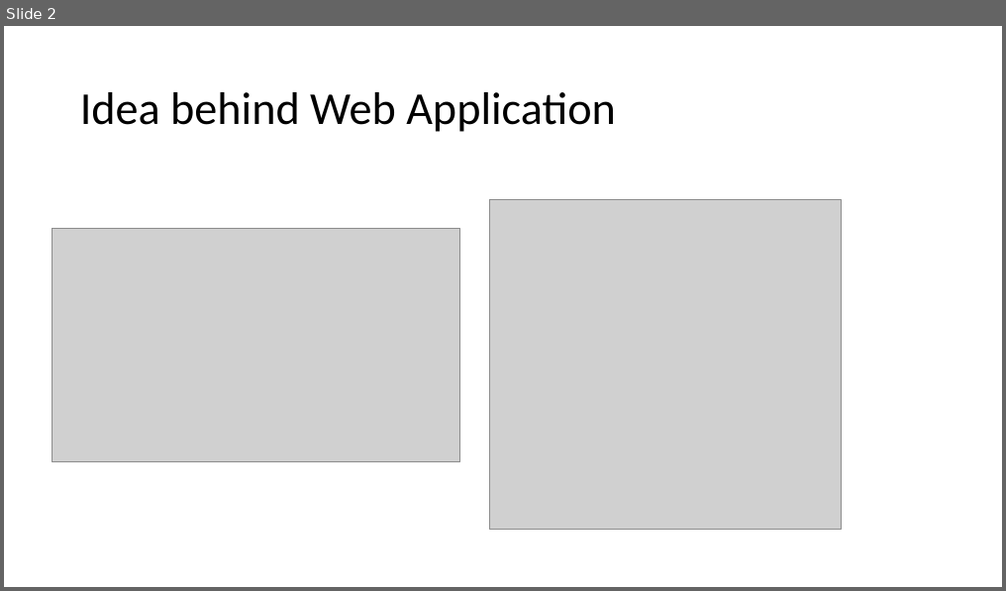
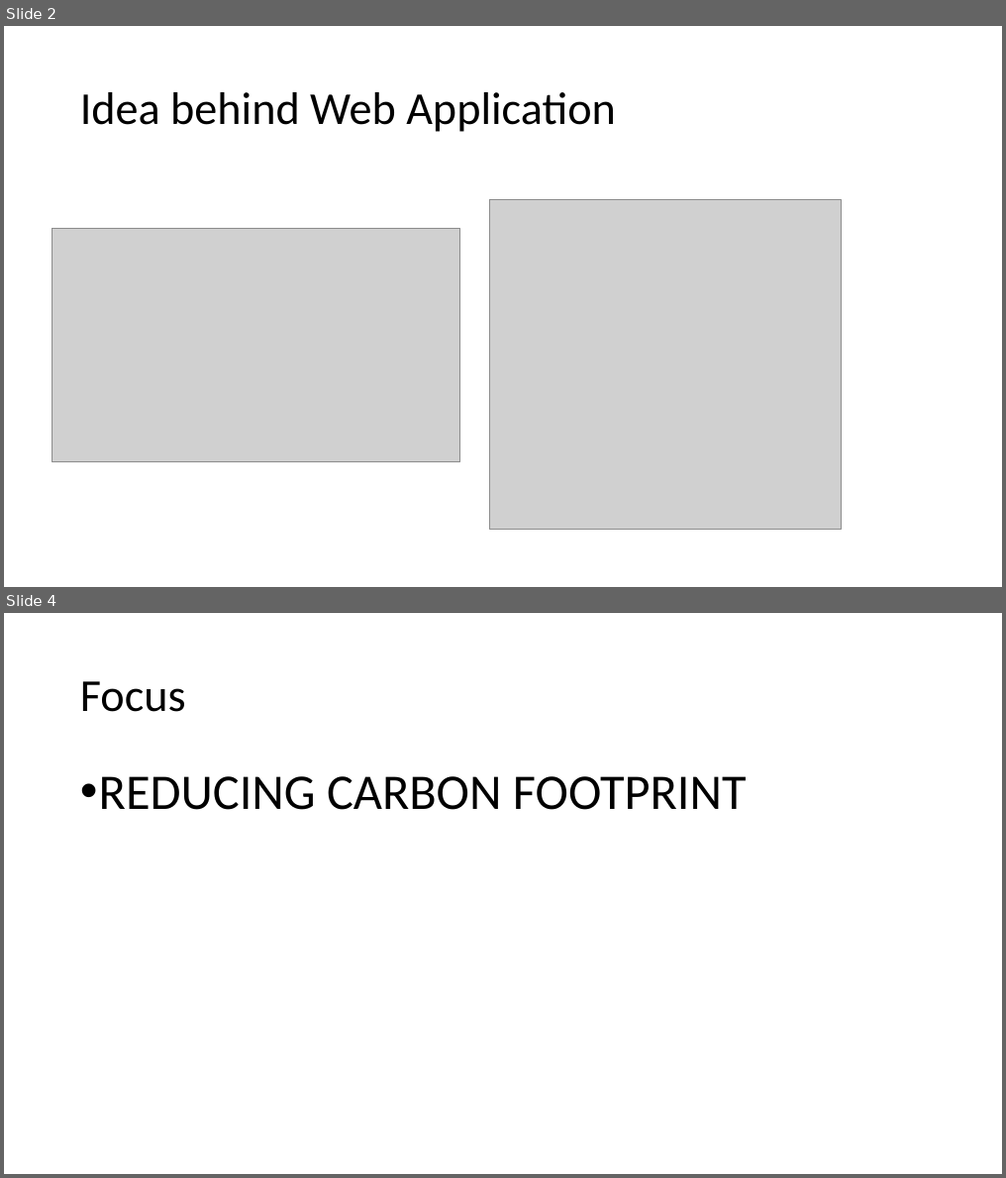
Before and after one commit to BigDataForSanDiego/2019-Team-101, a slide deck: Team World Wide.pptx. Shown one above the other, each under a label of ours: slide 2 before the commit, slides 2 and 4 after it; the slides between them are not shown. The pictures are 1006x591 and 1006x1178 pixels, drawn with LibreOffice and Linux fonts; fonts in the diff are those of the drawing; grey boxes stand for pictures. Boxes give left, top, right and bottom in pixels: in the first picture for what was removed or moved away, otherwise in the second. Text is boxed around its words. In the diff, an @@ line names an element or a change of style, - is before the commit and + after.

```diff
--- a/Team World Wide.pptx
+++ b/Team World Wide.pptx
@@ slide 4 added at bbox=[4, 613, 1002, 1174], background #FFFFFF @@
@@ title added at bbox=[80, 681, 186, 712], 44 pt, text #000000 @@
+Focus
@@ text added at bbox=[99, 776, 746, 810], 48 pt, text #000000 @@
+• REDUCING CARBON FOOTPRINT
```
Also in this commit, not shown: 4 slides changed, 3 other slides added.
